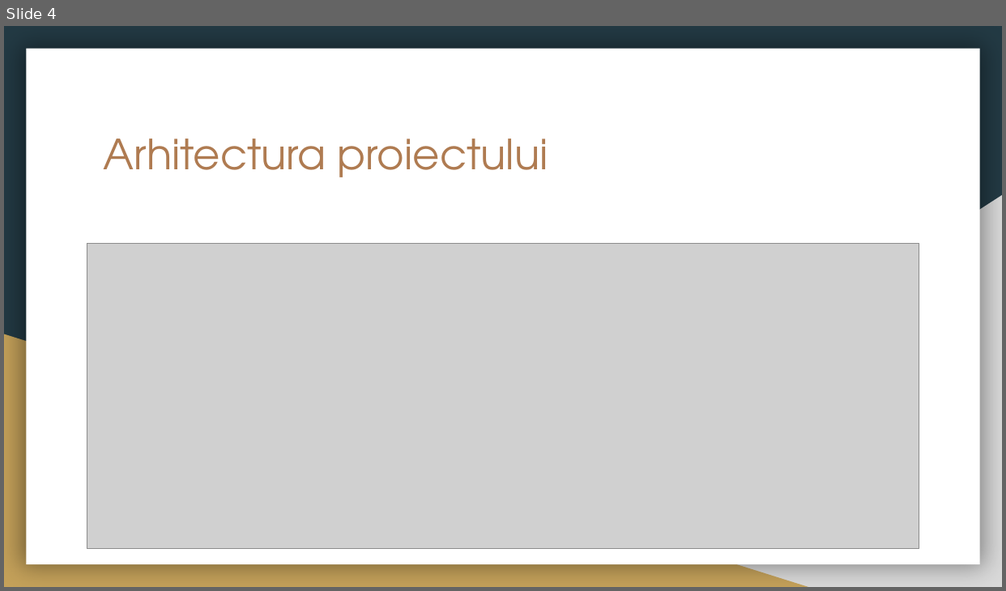
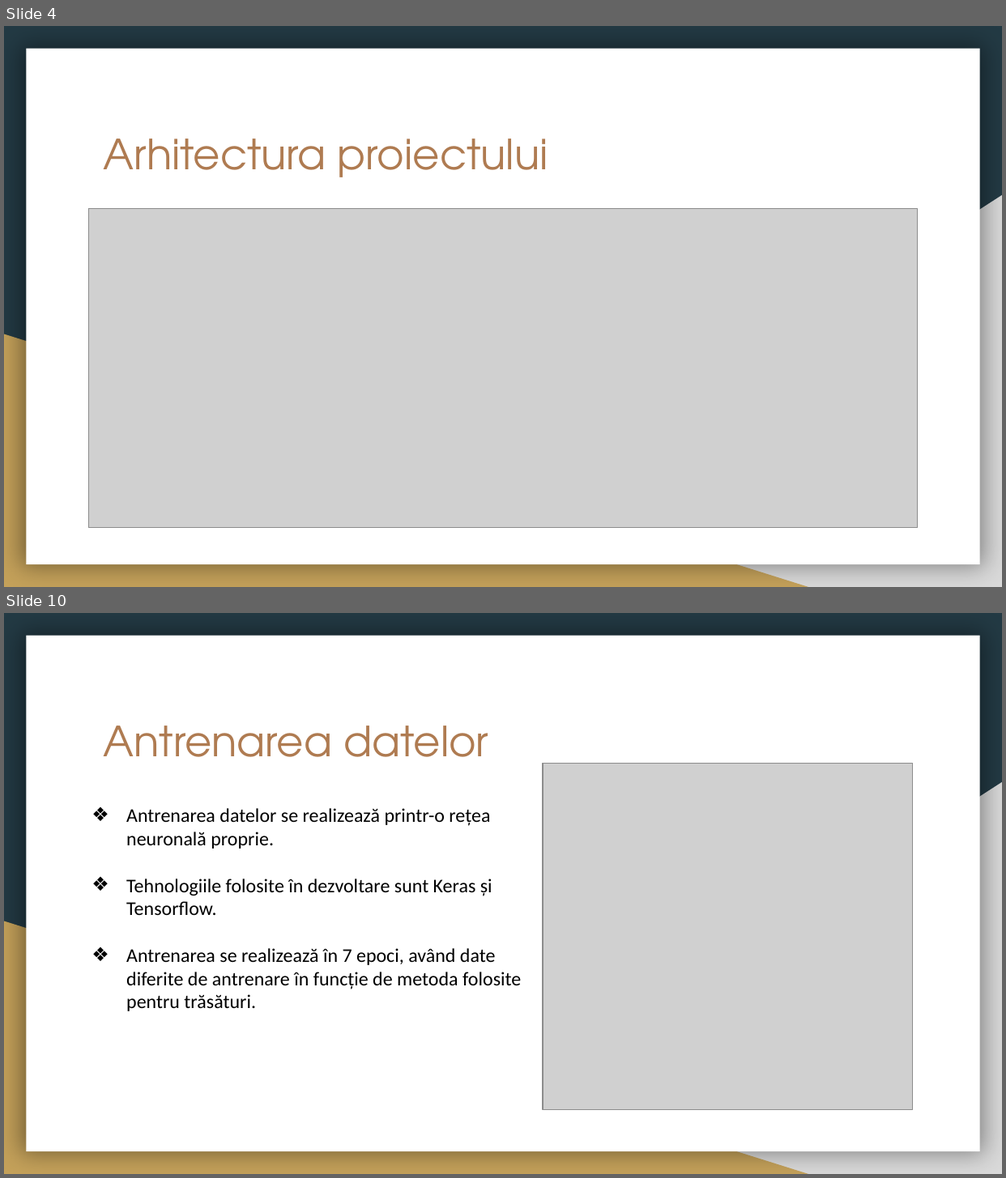
Before and after one commit to CiprianBodnar/BodnarIoanCiprianLicenta2019, a slide deck: Licenta2019BodnarIoanCiprian/Licenta.pptx. Shown one above the other, each under a label of ours: slide 4 before the commit, slides 4 and 10 after it; the slides between them are not shown. The pictures are 1006x591 and 1006x1178 pixels, drawn with LibreOffice and Linux fonts; fonts in the diff are those of the drawing; grey boxes stand for pictures. Boxes give left, top, right and bottom in pixels: in the first picture for what was removed or moved away, otherwise in the second. Text is boxed around its words. In the diff, an @@ line names an element or a change of style, - is before the commit and + after.

```diff
--- a/Licenta2019BodnarIoanCiprian/Licenta.pptx
+++ b/Licenta2019BodnarIoanCiprian/Licenta.pptx
@@ slide 10 added at <box>4,613,1002,1174</box>, background #233A44; not listed: 3 template elements that a slide beside it also shows @@
@@ title added at <box>104,726,488,757</box>, 30 pt, text #AF7B51 @@
+Antrenarea datelor
@@ picture added at <box>543,763,913,1110</box> @@
@@ text added at <box>126,808,521,1012</box>, 14 pt, text #000000 @@
+❖ Antrenarea datelor se realizează printr-o rețea neuronală proprie.
+❖ Tehnologiile folosite în dezvoltare sunt Keras și Tensorflow.
+❖ Antrenarea se realizează în 7 epoci, având date diferite de antrenare în funcție de metoda folosite pentru trăsături.
@@ slide 4 changed as well @@
@@ picture: place and size @@
-picture at <box>87,244,918,549</box>
+picture at <box>89,208,917,528</box>
```
Also in this commit, not shown: 4 other slides changed, 7 other slides added, 7 slides removed, 1 other file.
